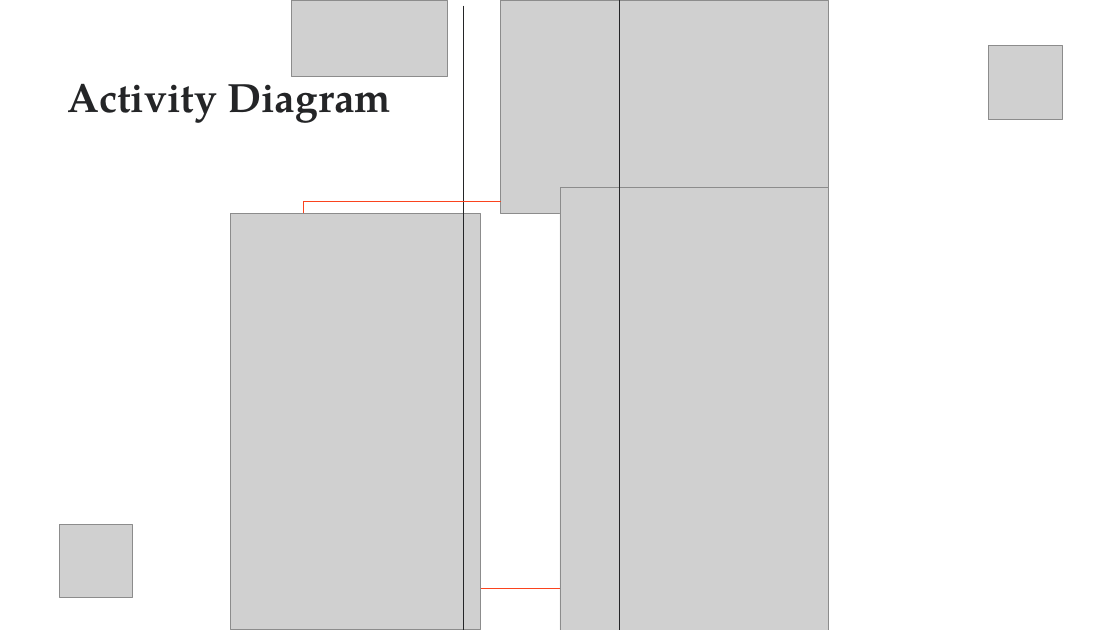
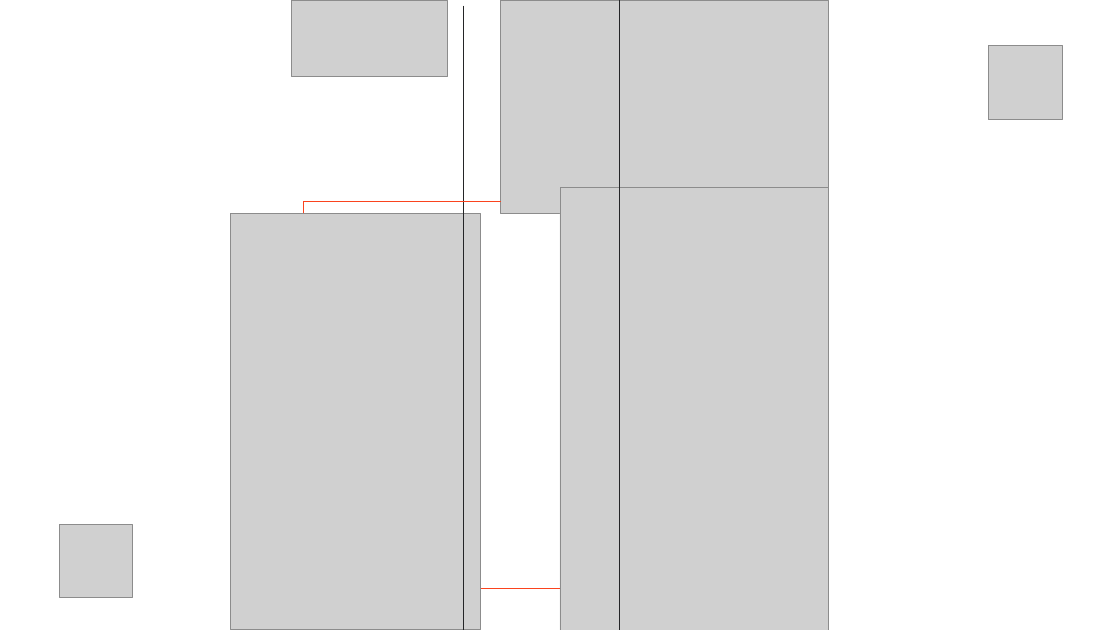
Before and after one commit to zyn10/FYP_1, a slide deck: slide 5 of PetBook.pptx. Drawn at 1120x630 pixels with LibreOffice and Linux fonts; fonts in the diff are those of the drawing; grey boxes stand for pictures. Boxes give left, top, right and bottom in pixels: in the first picture for what was removed or moved away, otherwise in the second. Text is boxed around its words. In the diff, an @@ line names an element or a change of style, - is before the commit and + after.

```diff
--- a/PetBook.pptx
+++ b/PetBook.pptx
@@ text removed at (68,69,391,123) @@
-Activity Diagram
```
Also in this commit, not shown: 7 other slides changed, 1 other file.
